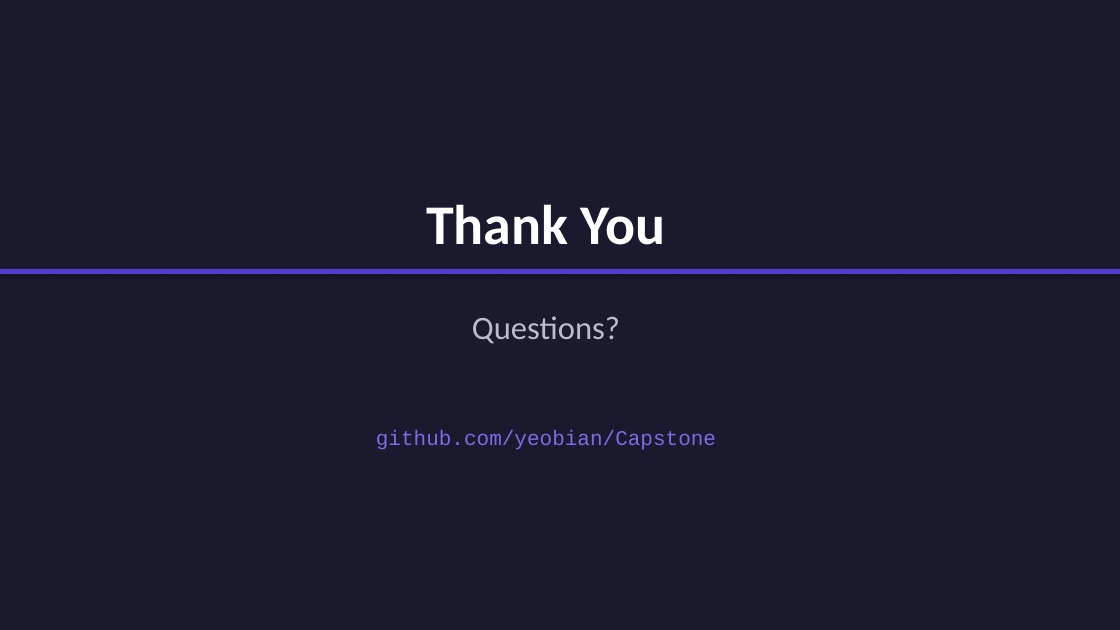
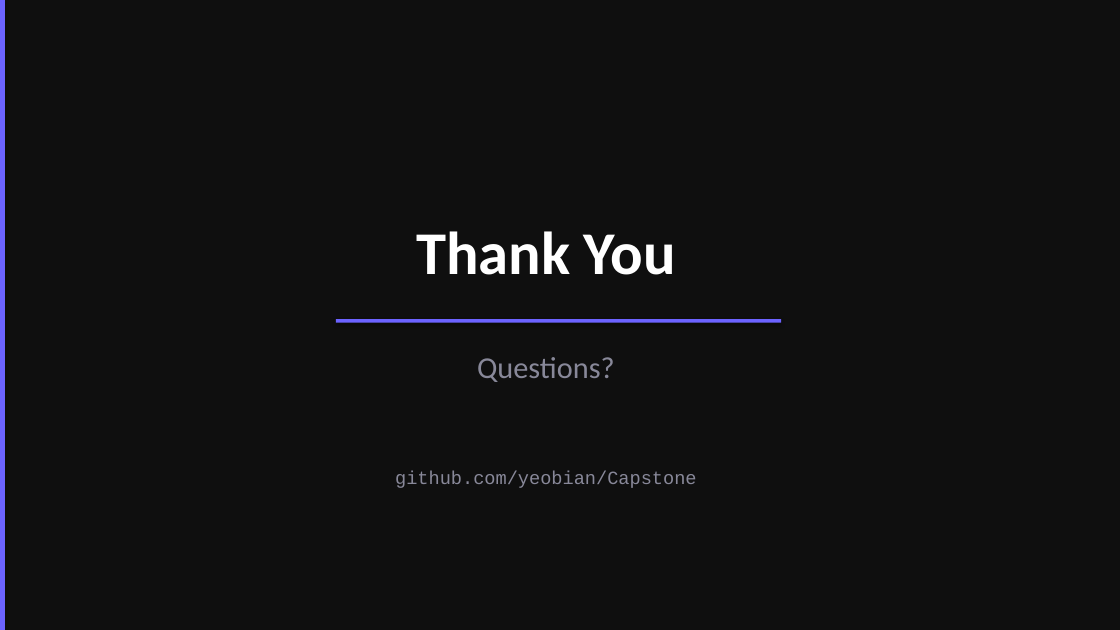
Before and after one commit to yeobian/Capstone, a slide deck: slide 10 of Capstone_Presentation.pptx. Drawn at 1120x630 pixels with LibreOffice and Linux fonts; fonts in the diff are those of the drawing. Boxes give left, top, right and bottom in pixels: in the first picture for what was removed or moved away, otherwise in the second. Text is boxed around its words. In the diff, an @@ line names an element or a change of style, - is before the commit and + after.

Commit message:
Redesign presentation: narrative-focused with why-first framing
Rebuilt all 10 slides with modern dark theme and story-driven structure.
Each slide leads with why the change mattered, not just what was done.
Key lines highlighted per slide for presentation clarity.

```diff
--- a/Capstone_Presentation.pptx
+++ b/Capstone_Presentation.pptx
@@ background #1A1A2E to #0F0F0F @@
@@ rectangle added at (0,0,5,630), fill #6C63FF @@
@@ text "Thank You": place and size @@
-text "Thank You" at (426,204,666,245)
+text "Thank You" at (416,231,676,275)
@@ text "Thank You" at (416,231,676,275): size 48 to 52 pt @@
@@ rectangle removed at (0,269,1120,274) @@
@@ rectangle added at (336,319,781,323), fill #6C63FF @@
@@ text "Questions?": place and size @@
-text "Questions?" at (472,316,620,344)
+text "Questions?" at (477,357,615,382)
@@ text "Questions?" at (477,357,615,382): size 28 to 26 pt, text colour #BBBBCC to #888899 @@
@@ text "github.com/yeobian/Capstone": place and size @@
-text "github.com/yeobian/Capstone" at (376,430,716,450)
+text "github.com/yeobian/Capstone" at (395,471,697,488)
@@ text "github.com/yeobian/Capstone" at (395,471,697,488): size 18 to 16 pt, text colour #7C6BE6 to #888899 @@
```
Also in this commit, not shown: 3 other slides changed, 6 slides added, 6 slides removed, 1 other file.
